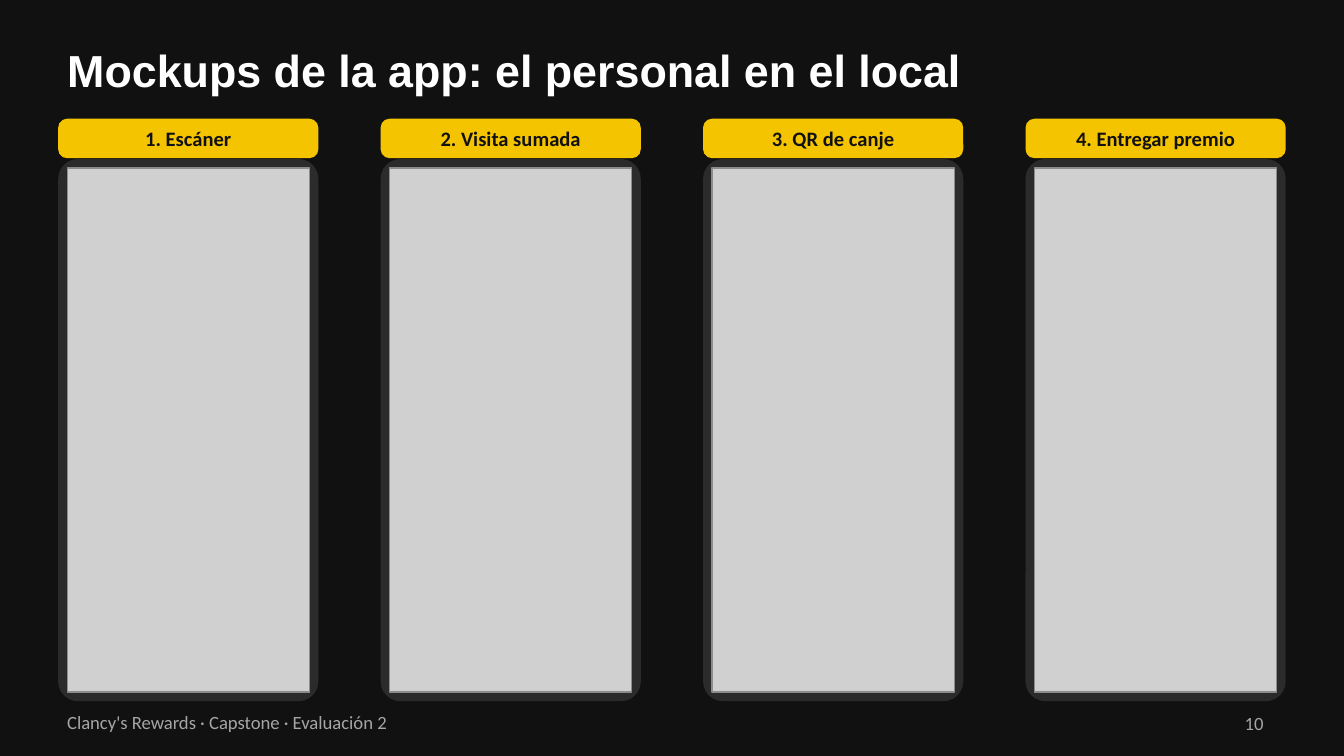
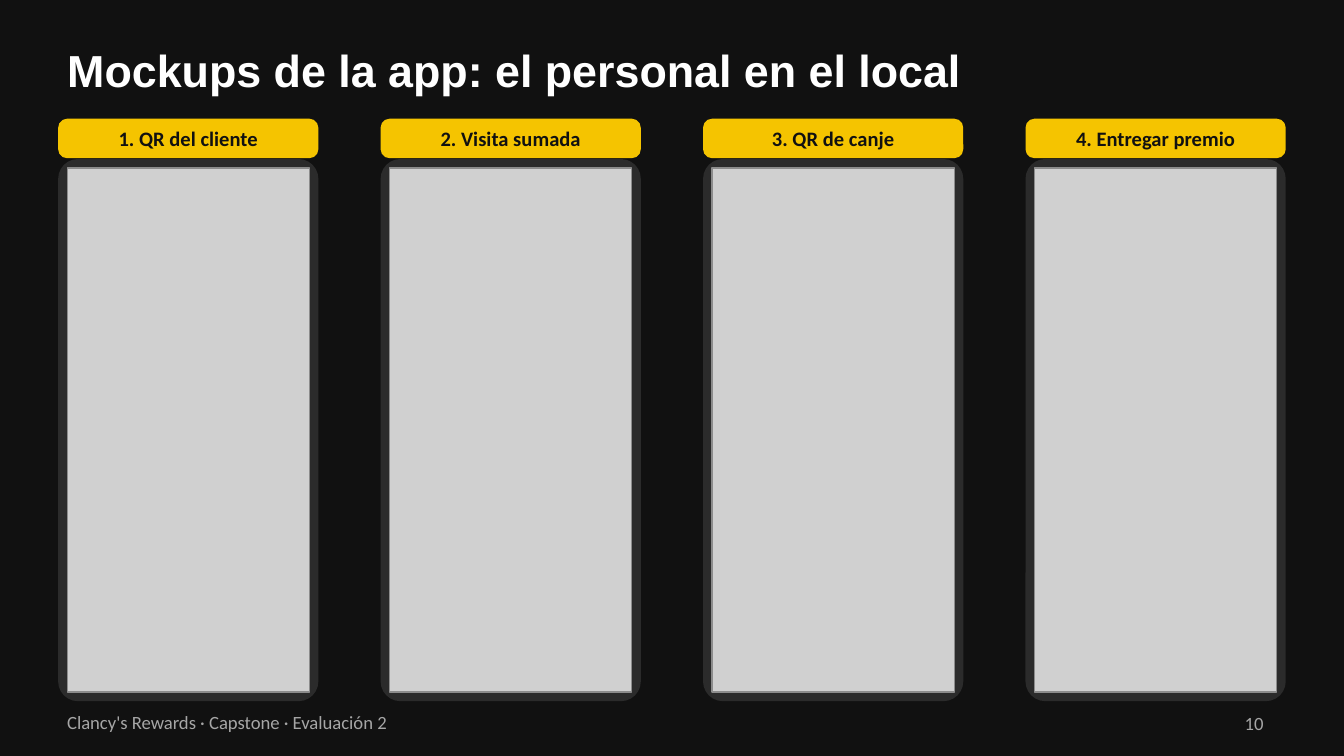
Before and after one commit to 44ndy/clancys-rewards, a slide deck: slide 10 of Fase 2/Evidencias Proyecto/Presentación Proyecto.pptx. Drawn at 1344x756 pixels with LibreOffice and Linux fonts; fonts in the diff are those of the drawing; grey boxes stand for pictures. Boxes give left, top, right and bottom in pixels: in the first picture for what was removed or moved away, otherwise in the second. Text is boxed around its words. In the diff, an @@ line names an element or a change of style, - is before the commit and + after.

Commit message:
Actualizar capturas de la app con la versión actual
Capturas nuevas del flujo completo (cliente, personal y administración)
tomadas el 29 de octubre. Se reemplazan en la presentación y en el anexo
del informe de avance; en ambos se usa la visita sumada en lugar de la
pantalla del escáner de la versión web.

```diff
--- a/Fase 2/Evidencias Proyecto/Presentación Proyecto.pptx
+++ b/Fase 2/Evidencias Proyecto/Presentación Proyecto.pptx
@@ text at [119,131,258,149]: text changed @@
-1. Escáner
+1. QR del cliente
```
Also in this commit, not shown: 1 other slide changed, 12 other files.
